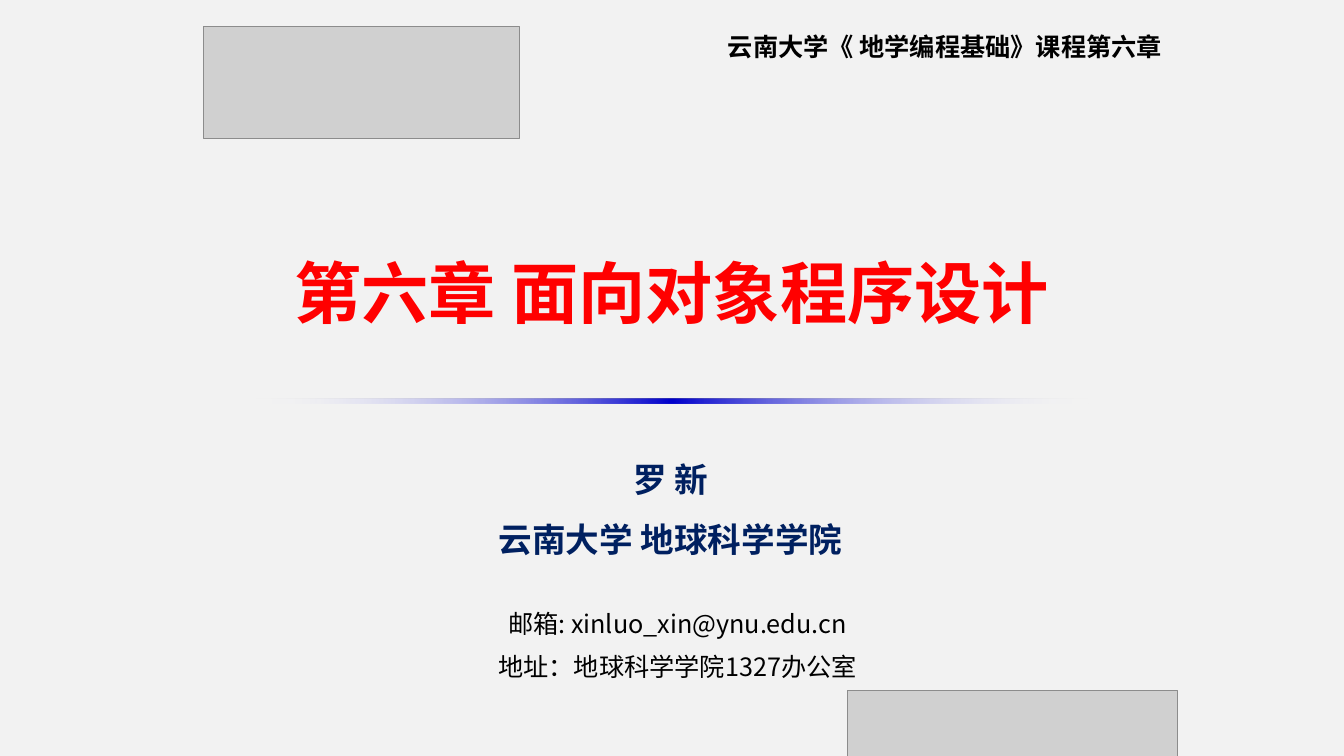
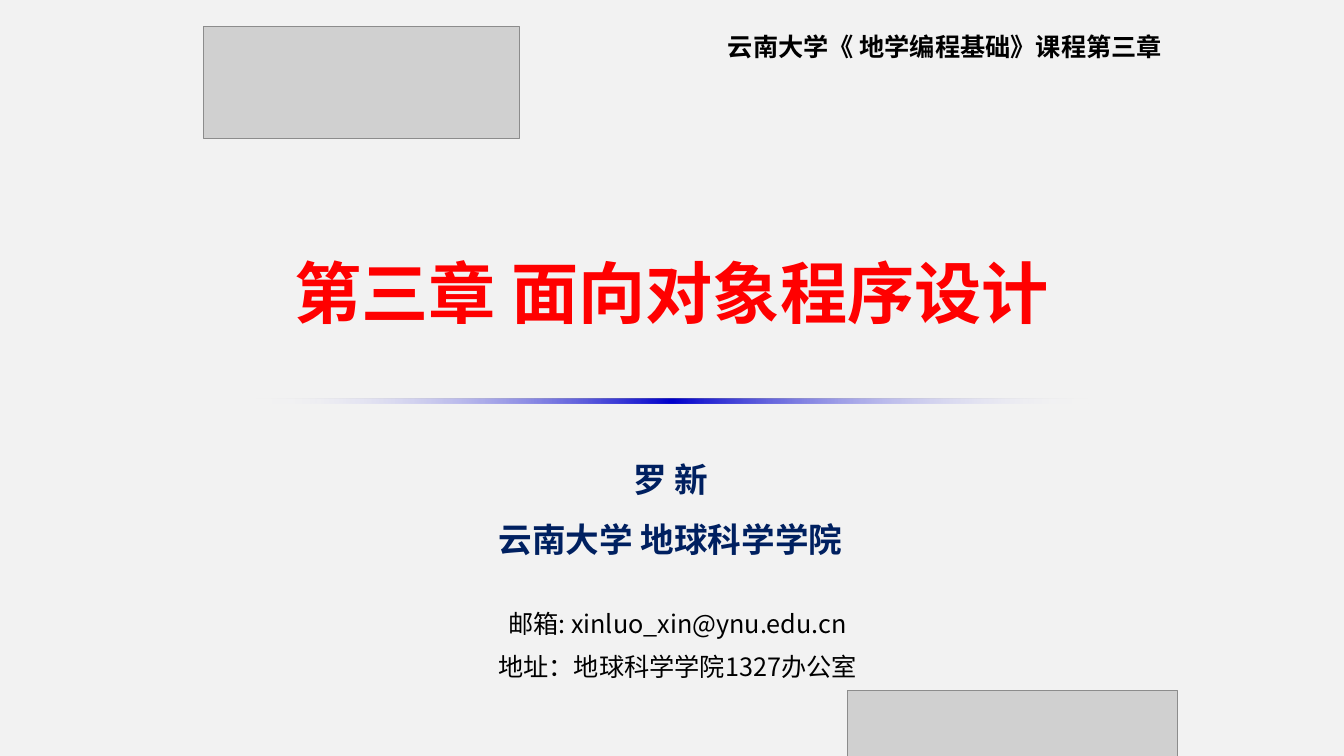
Before and after one commit to xinluo2018/rs-data-processing, a slide deck: slide 1 of 第3章-面向对象程序设计/第3章-面向对象程序设计.pptx. Drawn at 1344x756 pixels with LibreOffice and Linux fonts; fonts in the diff are those of the drawing; grey boxes stand for pictures. Boxes give left, top, right and bottom in pixels: in the first picture for what was removed or moved away, otherwise in the second. Text is boxed around its words. In the diff, an @@ line names an element or a change of style, - is before the commit and + after.

```diff
--- a/第3章-面向对象程序设计/第3章-面向对象程序设计.pptx
+++ b/第3章-面向对象程序设计/第3章-面向对象程序设计.pptx
@@ text at <box>728,34,1162,59</box>: text changed @@
-云南大学《 地学编程基础》课程第六章
+云南大学《 地学编程基础》课程第三章
@@ text at <box>295,260,1048,324</box>: text changed @@
-第六章 面向对象程序设计
+第三章 面向对象程序设计
```
Also in this commit, not shown: 6 other slides changed, 1 slide removed, 11 other files.
